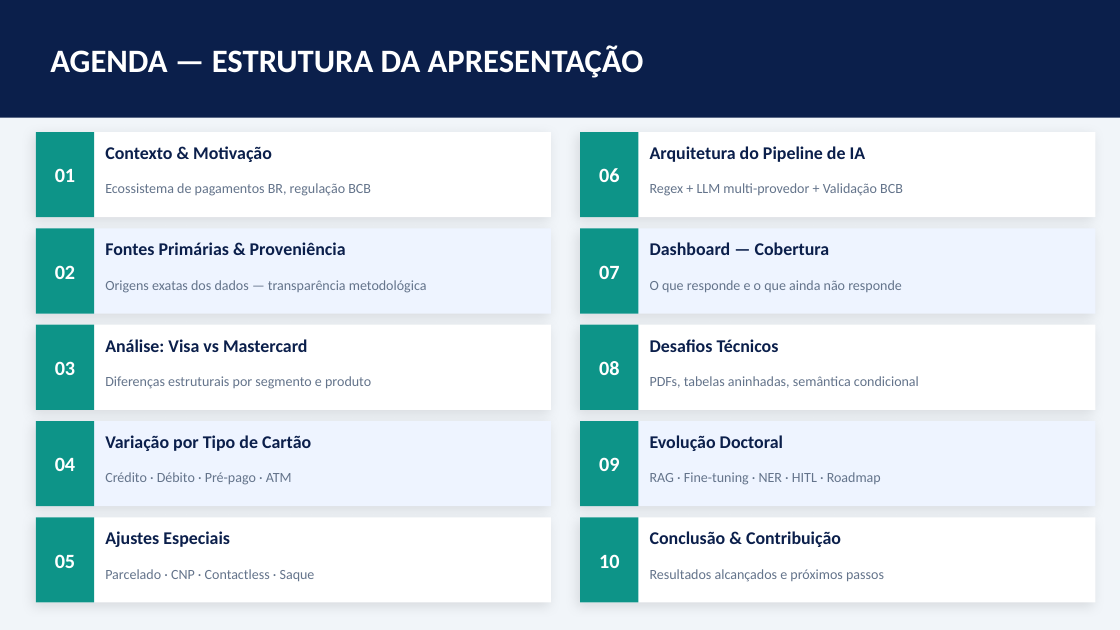
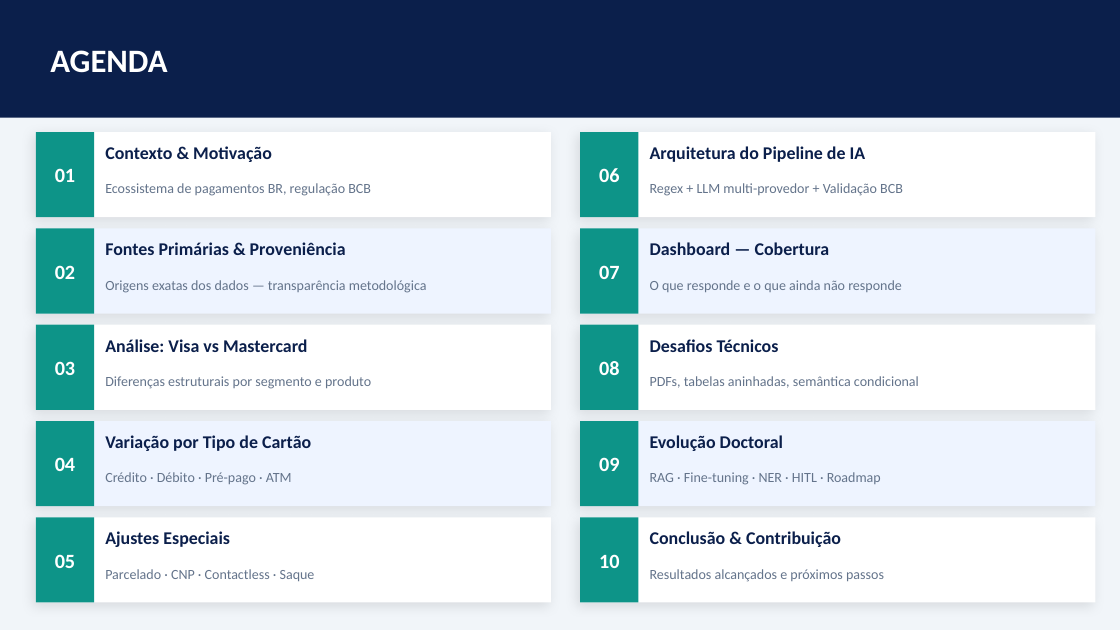
Before and after one commit to nielsencastelo/Interchange-CIELO, a slide deck: slide 2 of docs/Interchange_AI_PhD_Presentation.pptx. Drawn at 1120x630 pixels with LibreOffice and Linux fonts; fonts in the diff are those of the drawing. Boxes give left, top, right and bottom in pixels: in the first picture for what was removed or moved away, otherwise in the second. Text is boxed around its words. In the diff, an @@ line names an element or a change of style, - is before the commit and + after.

```diff
--- a/docs/Interchange_AI_PhD_Presentation.pptx
+++ b/docs/Interchange_AI_PhD_Presentation.pptx
@@ text at (50,50,167,73): text changed @@
-AGENDA — ESTRUTURA DA APRESENTAÇÃO
+AGENDA
```
Also in this commit, not shown: 8 other slides changed.
